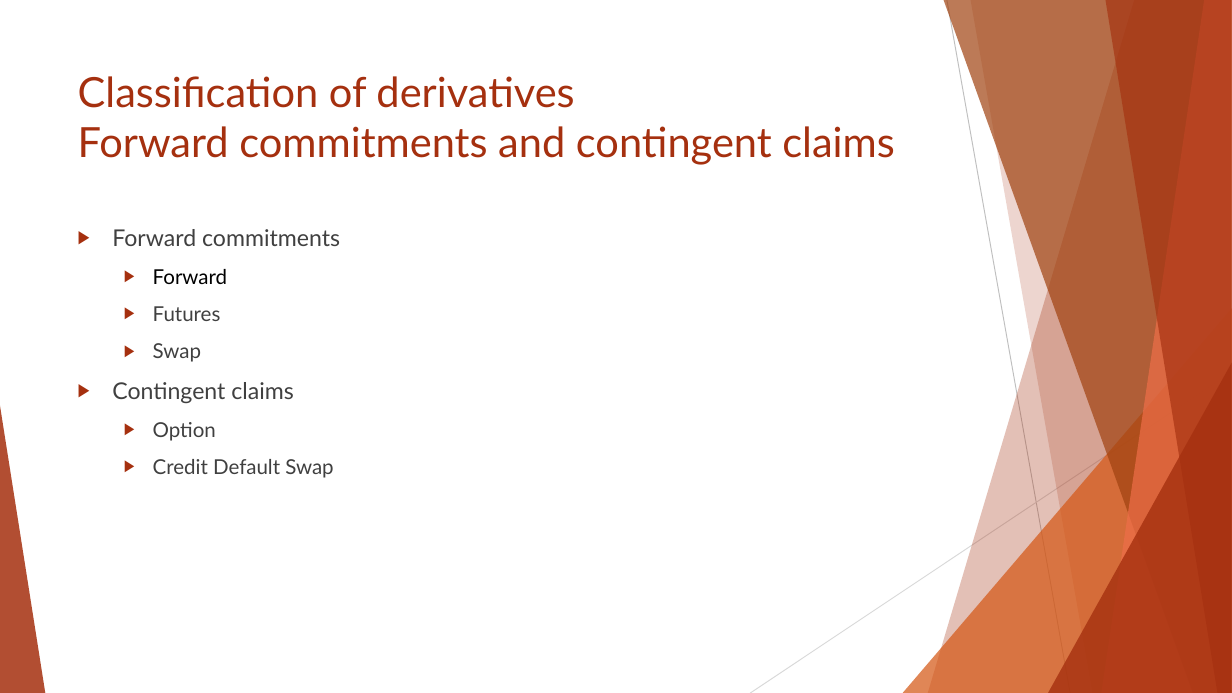
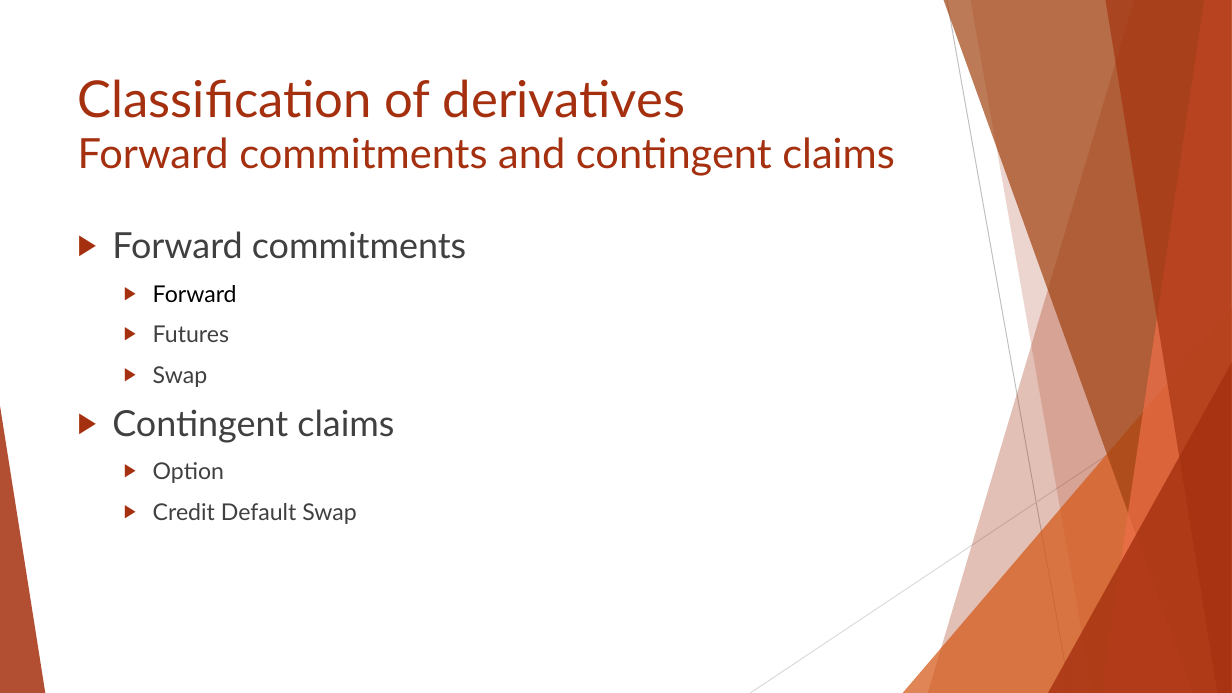
Before and after one commit to Isco0530/data, a slide deck: slide 46 of Reading 45.pptx. Drawn at 1232x693 pixels with LibreOffice and Linux fonts; fonts in the diff are those of the drawing. Boxes give left, top, right and bottom in pixels: in the first picture for what was removed or moved away, otherwise in the second. Text is boxed around its words. In the diff, an @@ line names an element or a change of style, - is before the commit and + after.

```diff
--- a/Reading 45.pptx
+++ b/Reading 45.pptx
@@ title "Classification of derivatives Forward commitments ..." at [78, 79, 894, 176]: size 32.4 to 39.6 pt in "Classification of derivatives" @@
@@ text "Forward commitments" at [112, 231, 466, 524]: size 18 to 28 pt in "Forward commitments", "Contingent claims"; size 16 to 18 pt in "Forward", "Futures", "Swap", "Option" and 1 more places @@
```
Also in this commit, not shown: 11 other slides changed, 3 slides added.
